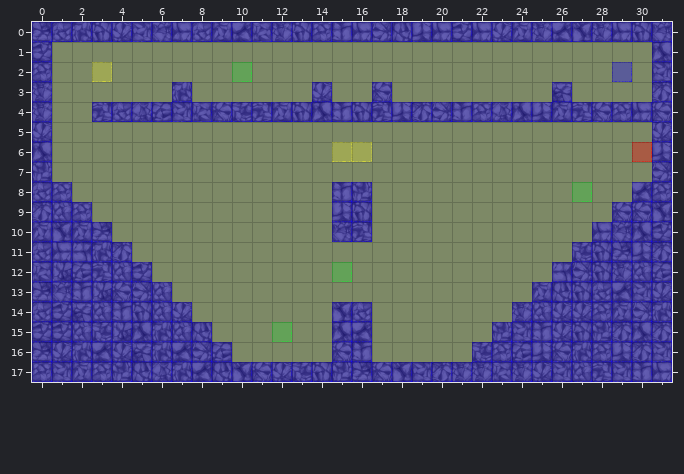
A Tiled map gets an edit: Spellington/src/res/map/mapDungeon28.tmx. Above: the version before the commit.
Cells are 50x50 px. Shown: x 0..31, y 0..17.
After the commit:
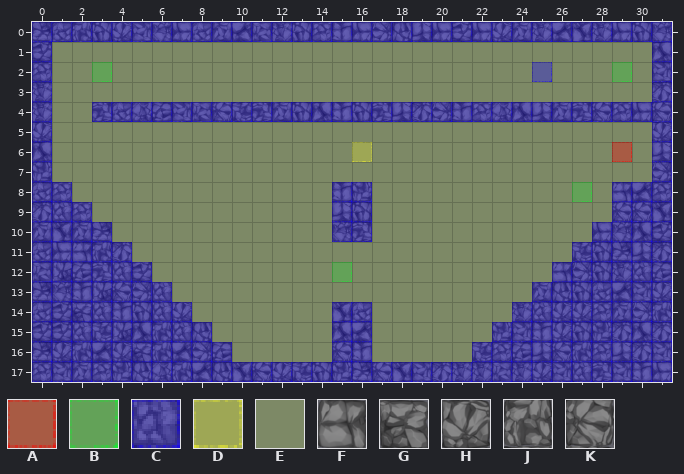
Key: from "collisionTile": A 0, B 1, C 3, D 4, E 11; from "dungeonTile.png": F 2, G 11, H 26, J 49, K 57.
_ is an empty cell.
See-through tiles are keyed as they look on the map.
Changes in this commit:
Layer "terrain":
y 3: x 7 J -> _; x 14 H -> _; x 17 K -> _; x 26 G -> _
y 8: x 29 _ -> F
Layer "collision":
y 3: x 7 C -> E; x 14 C -> E; x 17 C -> E; x 26 C -> E
y 8: x 29 E -> C
Layer "event":
y 2: x 3 D -> B; x 10 B -> _; x 25 _ -> C; x 29 C -> B
y 6: x 15 D -> _; x 29..30 _A -> A_
y 15: x 12 B -> _
